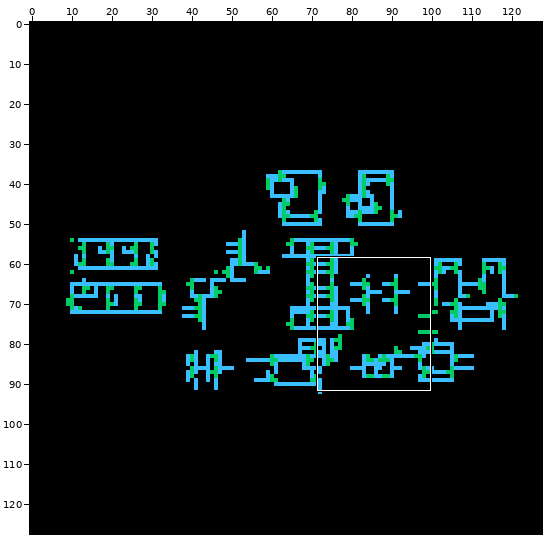
File history of a sprite sheet, RRIO_lvpp_module_gainboost/schematic/thumbnail_128x128.png. Above: a wide view before the commit, with the close-up outlined.
Close-up. Earlier state:
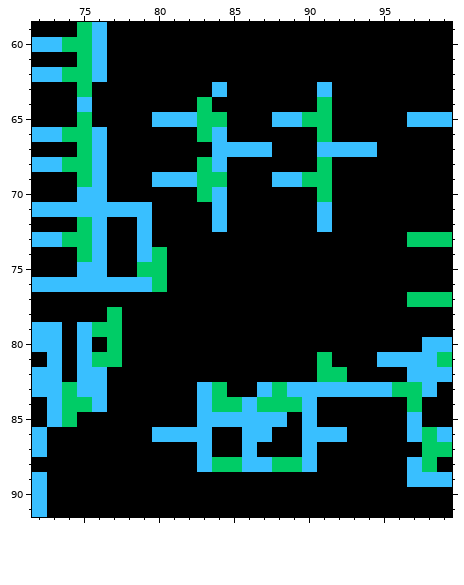
The file is 128x128 pixels. Shown: x 72..99, y 59..91.
After the commit:
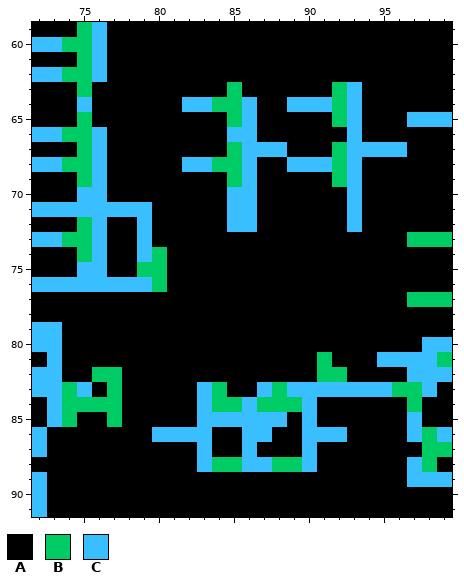
Palette (. is transparent): A #000000  B #00cc66  C #39bfff
Changes in this commit:
@@ x 72..99 @@
 62 CCBBCAAAAAAAAAAAAAAAAAAAAAAA
-63 AAABAAAAAAAACAAAAAACAAAAAAAA
-64 AAACAAAAAAABAAAAAAABAAAAAAAA
-65 AAABAAAACCCBBAAACCBBAAAAACCC
-66 CCBBCAAAAAABCAAAAAABAAAAAAAA
-67 AAABCAAAAAAACCCCAAACCCCAAAAA
-68 CCBBCAAAAAABCAAAAAABAAAAAAAA
-69 AAABCAAACCCBBAAACCBBAAAAAAAA
-70 AAACCAAAAAABCAAAAAABAAAAAAAA
-71 CCCCCCCCAAAACAAAAAACAAAAAAAA
-72 AAABCAACAAAACAAAAAACAAAAAAAA
+63 AAABAAAAAAAAABAAAAAABCAAAAAA
+64 AAACAAAAAACCBBCAACCCBCAAAAAA
+65 AAABAAAAAAAAABCAAAAABCAAACCC
+66 CCBBCAAAAAAAACCAAAAAACAAAAAA
+67 AAABCAAAAAAAABCCCAAABCCCCAAA
+68 CCBBCAAAAACCBBCAACCCBCAAAAAA
+69 AAABCAAAAAAAABCAAAAABCAAAAAA
+70 AAACCAAAAAAAACCAAAAAACAAAAAA
+71 CCCCCCCCAAAAACCAAAAAACAAAAAA
+72 AAABCAACAAAAACCAAAAAACAAAAAA
 73 CCBBCAACAAAAAAAAAAAAAAAAABBB
@@ x 73..79 @@
 77 AAAAAAA
-78 AAAABAA
-79 CACBBAA
-80 CACABAA
-81 CACBBAA
-82 CACCAAA
-83 CBCCAAA
-84 CBBCAAA
-85 CBAAAAA
+78 AAAAAAA
+79 CAAAAAA
+80 CAAAAAA
+81 CAAAAAA
+82 CAABBAA
+83 CBCABAA
+84 CBBBBAA
+85 CBAABAA
 86 AAAAAAA
